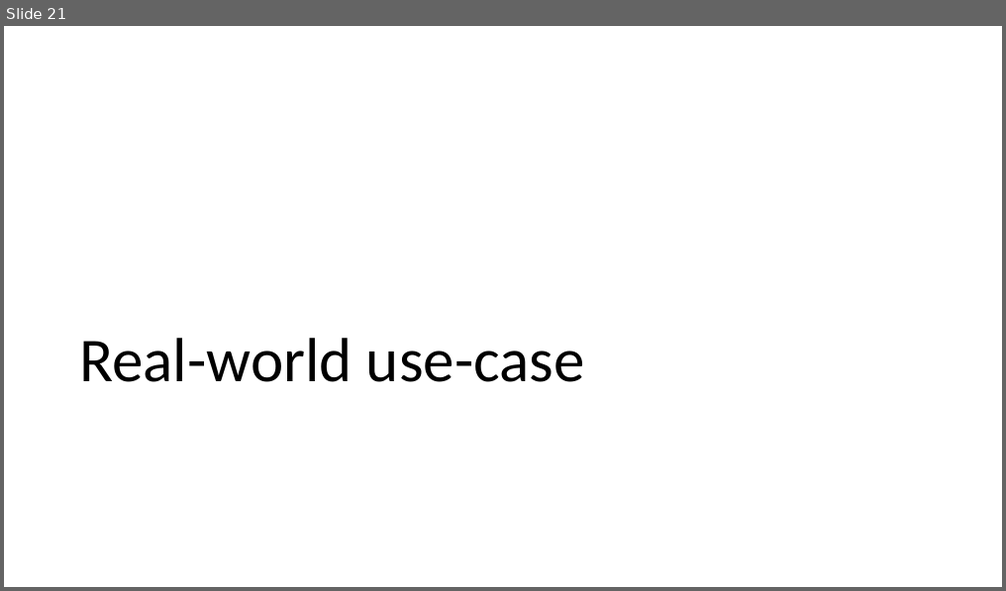
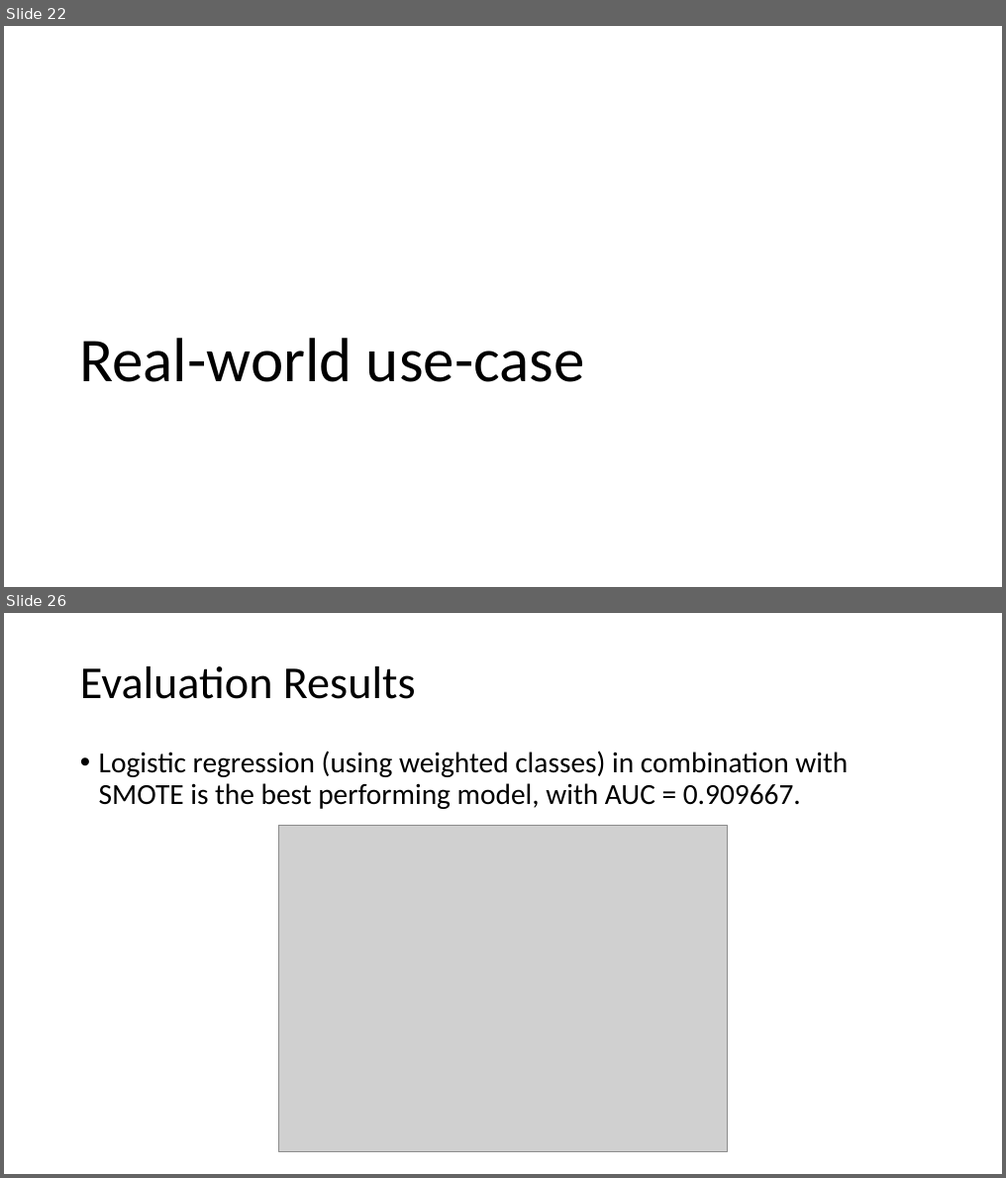
Before and after one commit to timgasser/acm_imbalanced_learning, a slide deck: acm_imbalance_datasets.pptx. Shown one above the other, each under a label of ours: slide 21 before the commit, slides 22 and 26 after it; the slides between them are not shown. The pictures are 1006x591 and 1006x1178 pixels, drawn with LibreOffice and Linux fonts; fonts in the diff are those of the drawing; grey boxes stand for pictures. Boxes give left, top, right and bottom in pixels: in the first picture for what was removed or moved away, otherwise in the second. Text is boxed around its words. In the diff, an @@ line names an element or a change of style, - is before the commit and + after.

```diff
--- a/acm_imbalance_datasets.pptx
+++ b/acm_imbalance_datasets.pptx
@@ slide 26 added at (x1=4, y1=613, x2=1002, y2=1174), background #FFFFFF @@
@@ title added at (x1=80, y1=666, x2=416, y2=699), 44 pt, text #000000 @@
+Evaluation Results
@@ text added at (x1=99, y1=751, x2=847, y2=809), 28 pt, text #000000 @@
+• Logistic regression (using weighted classes) in combination with SMOTE is the best performing model, with AUC = 0.909667.
@@ picture added at (x1=279, y1=825, x2=727, y2=1152) @@
@@ what was slide 21 is now slide 22 @@
```
Also in this commit, not shown: 19 slides changed, 4 other slides added, 4 other files.
